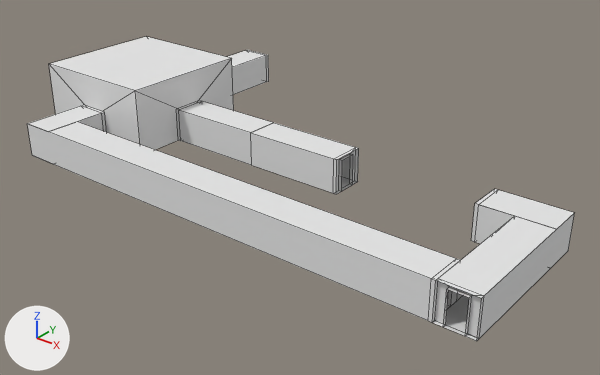
An edit to the Blender file DyNaDeMo/assets/Textures/DoorRightRoute.blend, drawn before and after from the same camera.
Both versions are drawn from a 50 mm camera at (19.65, -16.6, 9.81) aimed at (6.32, 0.06, -0.52). The axes (+X, +Y, +Z) are drawn at lower left. The lights are the same throughout. Mesh edges are drawn as thin lines.

Names of what the first picture shows: 'ButtonDoorsCorridor', 'DoorsEscapeC', 'DoorsRoom', 'ObserveButtonDoorsC'.
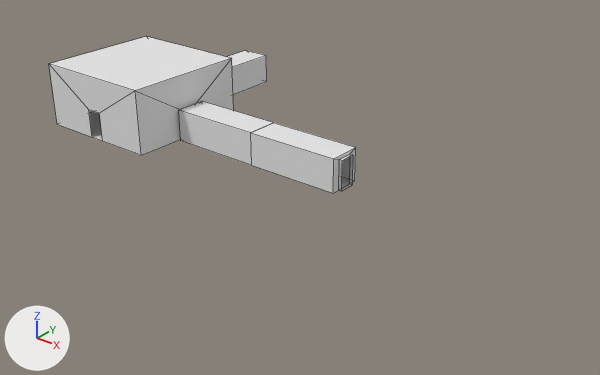
Patch to the scene script:
```diff
--- a/DyNaDeMo/assets/Textures/DoorRightRoute.blend.py
+++ b/DyNaDeMo/assets/Textures/DoorRightRoute.blend.py
@@ me_buttondoorscorridor @@
 me_buttondoorscorridor.from_pydata(...)  # 40 vertices, 32 faces, 4 loose edges; spans x -3.0..1.0, y -1.0..1.0, z 0.0..1.0
 # used by ob_buttondoorscorridor; location = (6.5, 0.0, 0.0); scale = (1.5, 0.5, 1.0)
 # verts and faces of me_buttondoorscorridor; kept vertices keep their numbers, new ones are numbered from 40
 # before: 1 (0.93, -1.0, 0.0) at pixel (333, 193), 3 (0.93, 1.0, 0.0) at pixel (354, 180), 5 (0.93, -1.0, 1.0) at pixel (333, 158), 7 (0.93, 1.0, 1.0) at pixel (355, 147), 8 (0.93, -0.5, 0.0) at pixel (338, 190)
 # before: 9 (0.93, 0.5, 0.0) at pixel (349, 183), 12 (1.0, -1.0, 0.0) at pixel (336, 194), 13 (1.0, 1.0, 0.0) at pixel (357, 181), 14 (1.0, -1.0, 1.0) at pixel (336, 159), 15 (1.0, 1.0, 1.0) at pixel (358, 148)
 # before: 16 (1.0, -0.5, 0.0) at pixel (341, 191), 17 (1.0, 0.5, 0.0) at pixel (352, 184), 18 (1.0, -0.5, 0.9) at pixel (342, 160), 19 (1.0, 0.5, 0.9) at pixel (353, 154)
 # before: 21 (-2.93, 1.0, 0.0), 23 (-2.93, -1.0, 0.0) at pixel (180, 140), 25 (-2.93, 1.0, 1.0) at pixel (202, 101), 27 (-2.93, -1.0, 1.0) at pixel (178, 110), 28 (-2.93, 0.5, 0.0)
 # before: 29 (-2.93, -0.5, 0.0), 32 (-3.0, 1.0, 0.0), 33 (-3.0, -1.0, 0.0) at pixel (178, 140), 34 (-3.0, 1.0, 1.0) at pixel (199, 100), 35 (-3.0, -1.0, 1.0) at pixel (176, 109)
 # before: 36 (-3.0, 0.5, 0.0), 37 (-3.0, -0.5, 0.0), 38 (-3.0, 0.5, 0.9), 39 (-3.0, -0.5, 0.9)
+# me_buttondoorscorridor part 1
+delete_vertices([*range(12, 16)])  # with the faces that use them
+# me_buttondoorscorridor part 2
+delete_vertices([*range(32, 36)])  # with the faces that use them
 me_buttondoorscorridor.materials.append(mat_room_006)
-me_buttondoorscorridor.materials.append(mat_room_011)  # white #e5e5e5
@@ me_doorsescapec @@
 me_doorsescapec.from_pydata(...)  # 32 vertices, 28 faces, 4 loose edges; spans x -1.33..1.0, y -1.0..1.0, z 0.0..1.0
 # used by ob_doorsescapec; location = (0.0, 3.5, 0.0); rotation_euler = (0.0, 0.0, 4.712), in degrees (0, 0, 270); scale = (1.5, 0.5, 1.0)
 # verts and faces of me_doorsescapec; kept vertices keep their numbers, new ones are numbered from 32
 # before: 0 (-1.27, -1.0, 0.0), 2 (-1.27, 1.0, 0.0) at pixel (266, 81), 4 (-1.27, -1.0, 1.0) at pixel (245, 50), 6 (-1.27, 1.0, 1.0) at pixel (266, 55), 20 (-1.27, 0.5, 0.0)
 # before: 21 (-1.27, -0.5, 0.0), 24 (-1.33, -1.0, 0.0), 25 (-1.33, 1.0, 0.0) at pixel (268, 81), 26 (-1.33, -1.0, 1.0) at pixel (247, 49), 27 (-1.33, 1.0, 1.0) at pixel (268, 54)
 # before: 28 (-1.33, 0.5, 0.0), 29 (-1.33, -0.5, 0.0), 30 (-1.33, 0.5, 0.9), 31 (-1.33, -0.5, 0.9)
-me_doorsescapec.materials.append(mat_room_012)  # white #e5e5e5
+# me_doorsescapec part 3
+delete_vertices([*range(24, 28)])  # with the faces that use them
+me_doorsescapec.materials.append(mat_room_006)  # white #e5e5e5
@@ ob_observebuttondoorsc @@
-ob_observebuttondoorsc = bpy.data.objects.new('ObserveButtonDoorsC', me_observebuttondoorsc)
-ob_observebuttondoorsc.location = (13.5, -3.5, 0.0)
-ob_observebuttondoorsc.rotation_euler = (0.0, 0.0, -1.571)  # degrees (0, 0, -90)
-ob_observebuttondoorsc.scale = (1.5, 0.5, 1.0)
```

Where the change shows, as pixel boxes [x1, y1, x2, y2] in the pictures (600 x 375 px):
'ObserveButtonDoorsC', deleted: before [27, 105, 574, 341]
    faces in mat_room_013 (white #e5e5e5): [27, 122, 460, 322]
    faces in mat_room_003 (white #e5e5e5): [432, 214, 574, 341]
    faces in mat_room_004 (white #e5e5e5): [471, 189, 574, 244]
    faces in mat_room_011 (white #e5e5e5): [28, 105, 107, 132]
'ButtonDoorsCorridor', reshaped: before [176, 101, 359, 194]; after [179, 101, 356, 193]
'DoorsEscapeC', reshaped: before [228, 50, 269, 95]; after [228, 51, 267, 95]
part 1 of me_buttondoorscorridor, deleted: before [333, 147, 359, 194]
part 2 of me_buttondoorscorridor, deleted: before [176, 101, 201, 141]
part 3 of me_doorsescapec, deleted: before [246, 50, 269, 82]
